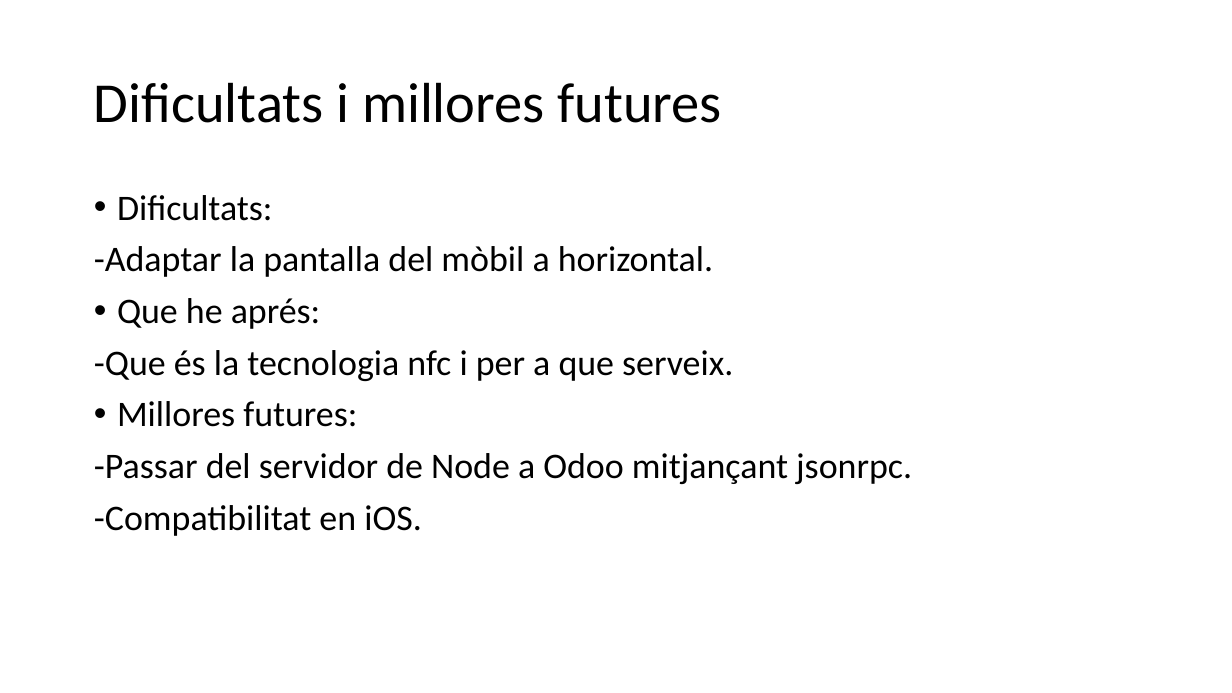
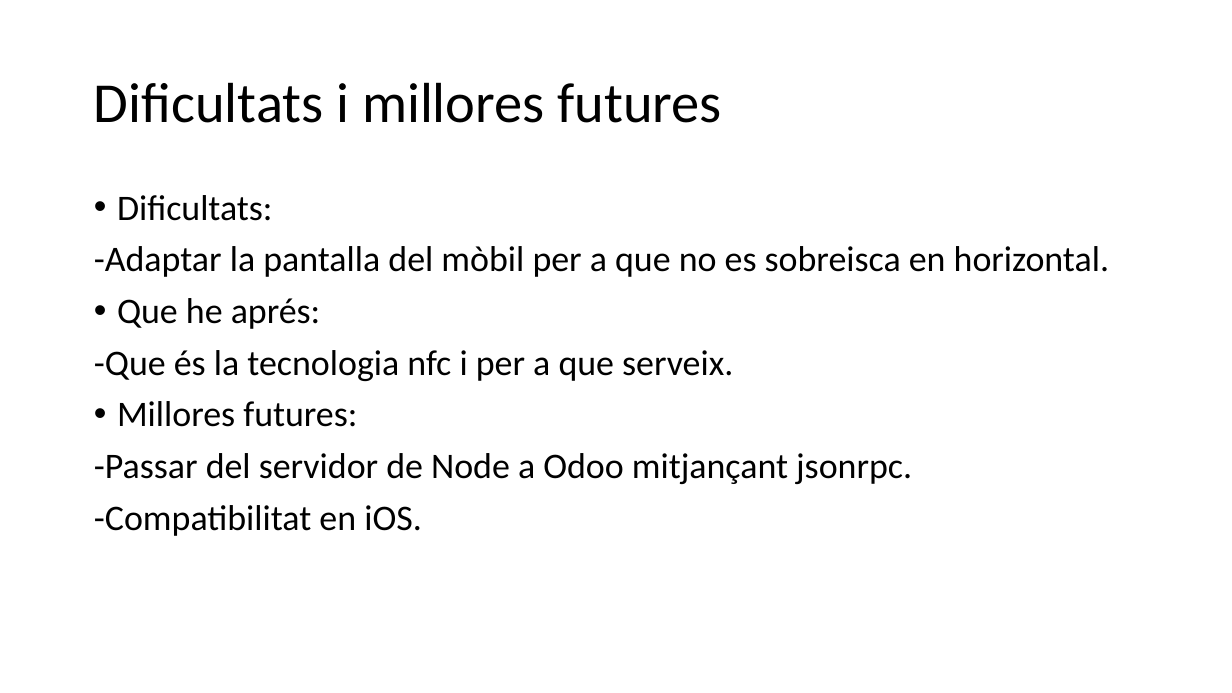
Before and after one commit to JoelFusterBosch/Projecte_Final_DAM_Gestio-_d_una_falla, a slide deck: slide 11 of Presentació/Gestió d’una falla frontend.pptx (slide 10 before the commit). Drawn at 1232x693 pixels with LibreOffice and Linux fonts; fonts in the diff are those of the drawing. Boxes give left, top, right and bottom in pixels: in the first picture for what was removed or moved away, otherwise in the second. Text is boxed around its words. In the diff, an @@ line names an element or a change of style, - is before the commit and + after.

```diff
--- a/Presentació/Gestió d’una falla frontend.pptx
+++ b/Presentació/Gestió d’una falla frontend.pptx
@@ text at (x1=94, y1=246, x2=1109, y2=277): text changed @@
--Adaptar la pantalla del mòbil a horizontal.
+-Adaptar la pantalla del mòbil per a que no es sobreisca en horizontal.
```
Also in this commit, not shown: 2 other slides changed, 2 slides added, 19 other files.
